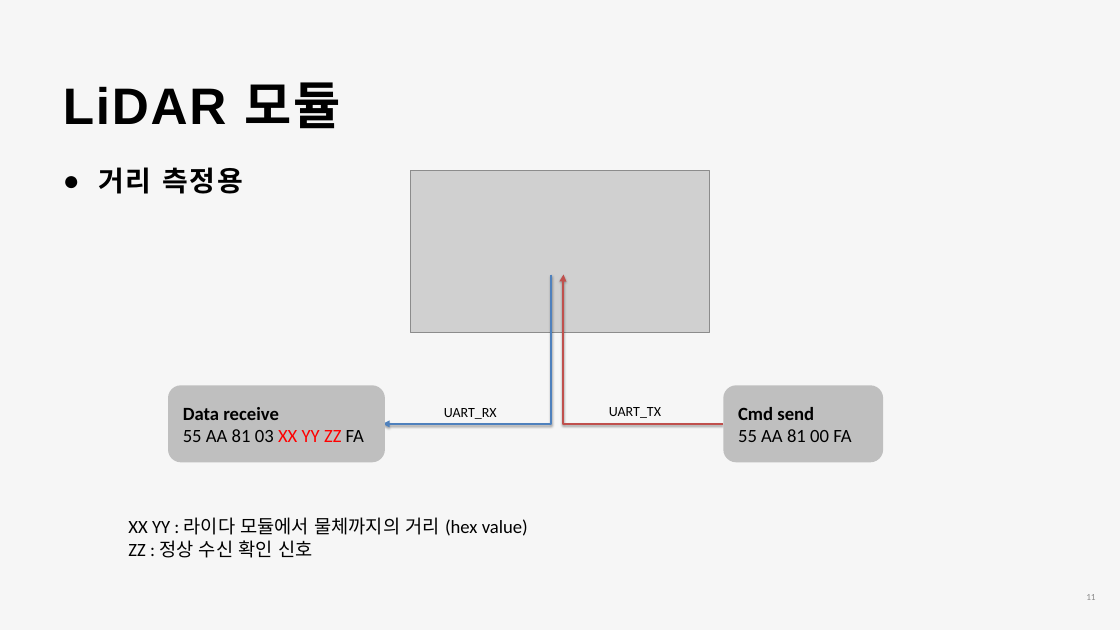
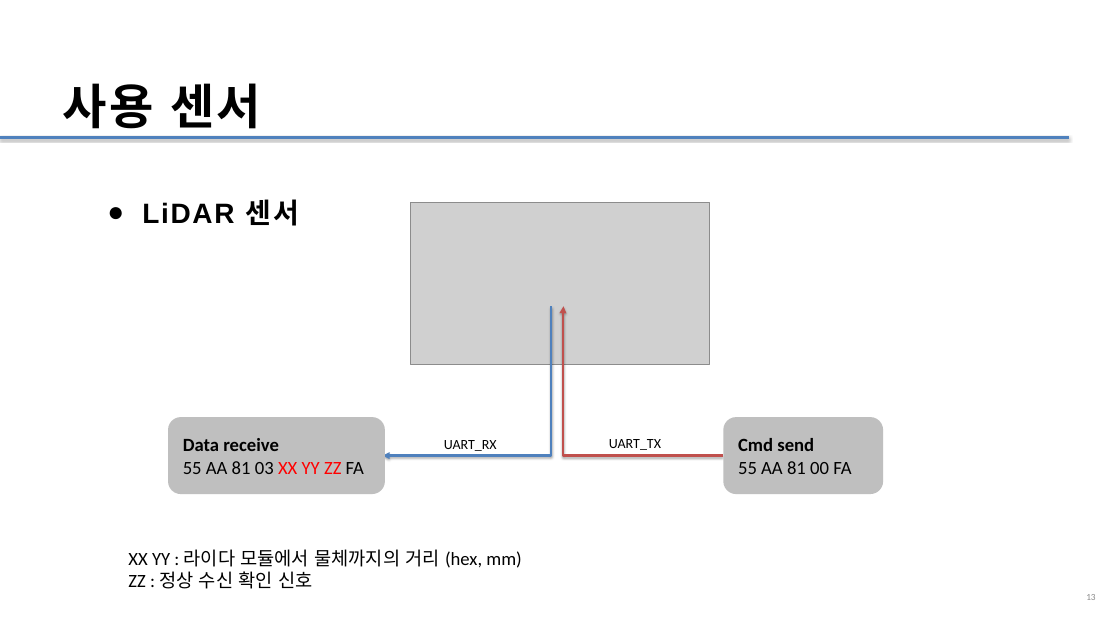
Before and after one commit to Kkumteulyi/2024-CapStone, a slide deck: slide 13 of 캡스톤_(정윤혁,차동근)_1208.pptx (slide 11 before the commit). Drawn at 1120x630 pixels with LibreOffice and Linux fonts; fonts in the diff are those of the drawing; grey boxes stand for pictures. Boxes give left, top, right and bottom in pixels: in the first picture for what was removed or moved away, otherwise in the second. Text is boxed around its words. In the diff, an @@ line names an element or a change of style, - is before the commit and + after.

```diff
--- a/캡스톤_(정윤혁,차동근)_1208.pptx
+++ b/캡스톤_(정윤혁,차동근)_1208.pptx
@@ background #F6F6F6 to #FFFFFF @@
@@ text at (63,83,260,137): text changed; size 66 to 62 pt @@
-LiDAR 모듈
+사용 센서
@@ line added from (0, 138) to (1068, 138), #4F81BD 3 pt @@
@@ text removed at (98,167,243,194) @@
-● 거리 측정용
@@ text added at (142,199,299,226), 36 pt, text #000000, bold @@
+● LiDAR 센서
@@ 3 texts, 2 rounded rectangles, 2 elbow arrows, 1 picture: place and size @@
-3 texts, 2 rounded rectangles, 2 elbow arrows, 1 picture at (128,170,883,558)
+3 texts, 2 rounded rectangles, 2 elbow arrows, 1 picture at (128,202,883,589)
@@ text at (128,549,521,568): text changed @@
-XX YY : 라이다 모듈에서 물체까지의 거리 (hex value)
+XX YY : 라이다 모듈에서 물체까지의 거리 (hex, mm)
```
Also in this commit, not shown: 17 other slides changed, 20 slides added, 4 slides removed.
